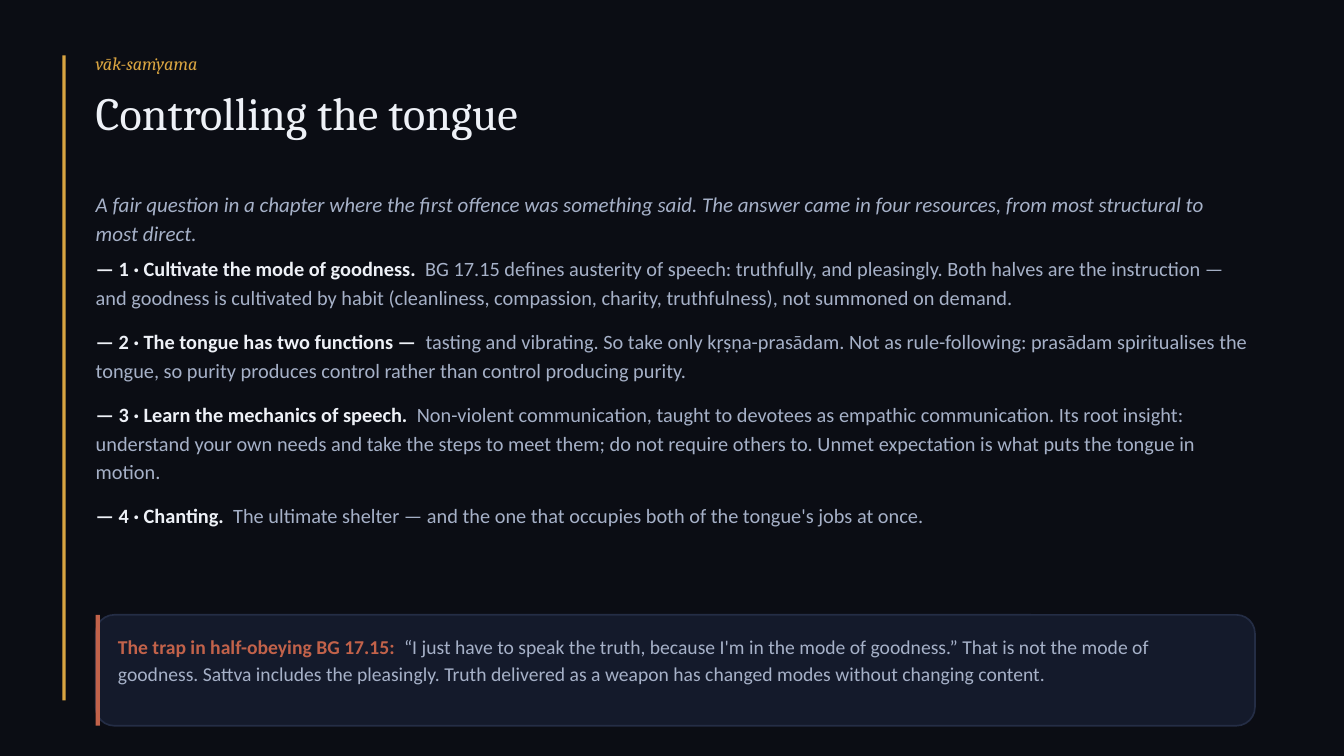
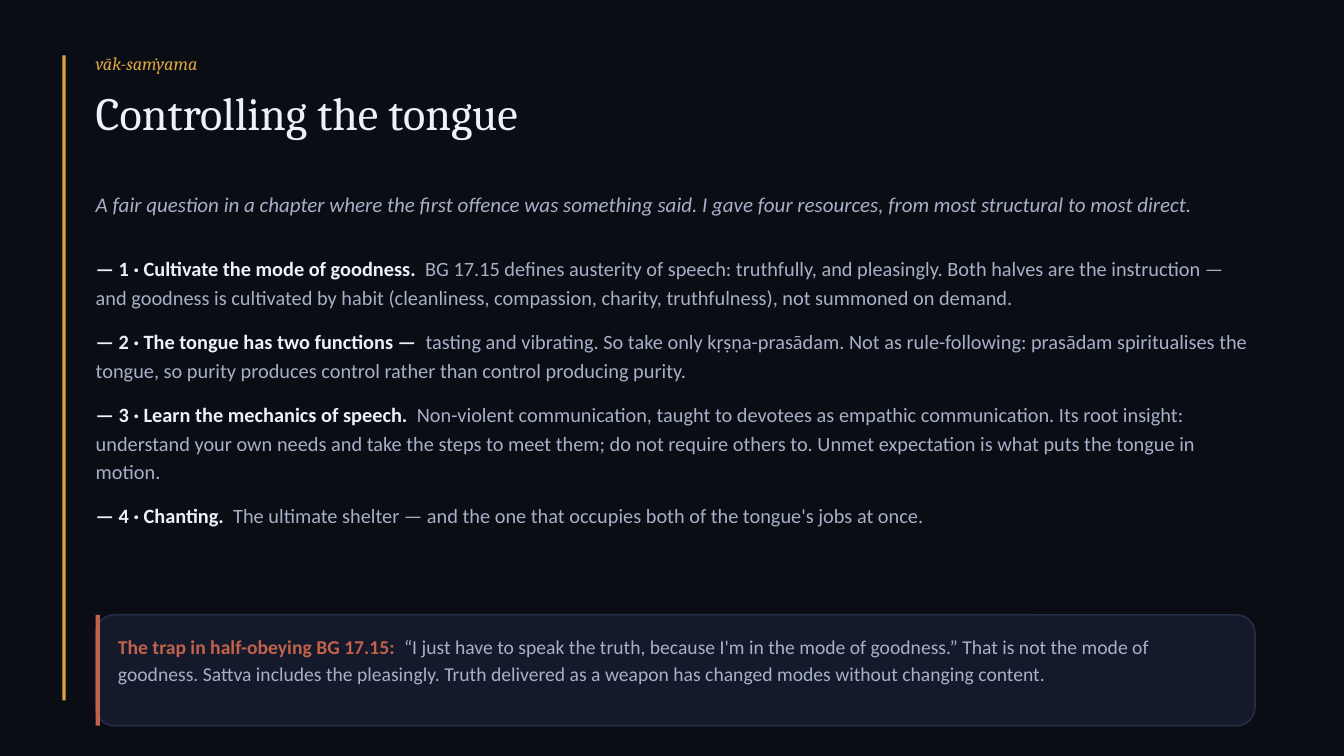
Before and after one commit to ShivamTiwar2408/quiz-app, a slide deck: slide 18 of balarama-dvivida-kb/deck.pptx. Drawn at 1344x756 pixels with LibreOffice and Linux fonts; fonts in the diff are those of the drawing. Boxes give left, top, right and bottom in pixels: in the first picture for what was removed or moved away, otherwise in the second. Text is boxed around its words. In the diff, an @@ line names an element or a change of style, - is before the commit and + after.

```diff
--- a/balarama-dvivida-kb/deck.pptx
+++ b/balarama-dvivida-kb/deck.pptx
@@ text at [96, 197, 1191, 216]: text changed @@
-A fair question in a chapter where the first offence was something said. The answer came in four resources, from most structural to most direct.
+A fair question in a chapter where the first offence was something said. I gave four resources, from most structural to most direct.
```
Also in this commit, not shown: 5 other slides changed, 1 slide added, 4 other files.
